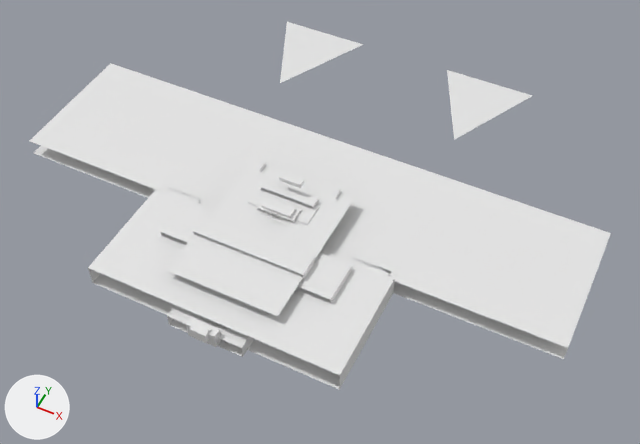
The OBJ model GameData/Meshes/Designs/terran/terran_gunship_phantom_57.obj, before and after one commit.
Before and after are seen from a camera (50 mm lens) standing at (4.67, -8.66, 10.55) and looking at (0.4, -0.13, -0.11). The lights are fixed; the arrows at lower left show +X, +Y and +Z. The picture after the commit comes second. Where no turn or scale is listed for an object, it has been applied to the vertices. Vertices at exactly the same position are counted once.

Script lines for the objects in view, before the commit:
```python
me_terran_gunship_phantom_57 = bpy.data.meshes.new('terran_gunship_phantom_57')
me_terran_gunship_phantom_57.from_pydata(...)  # 362 vertices, 370 faces; spans x -4.65..4.65, y -3.12..4.29, z 0.0..0.85
ob_terran_gunship_phantom_57 = bpy.data.objects.new('terran_gunship_phantom_57', me_terran_gunship_phantom_57)
ob_terran_gunship_phantom_57.location = (0.0, 0.0, 0.0)
```
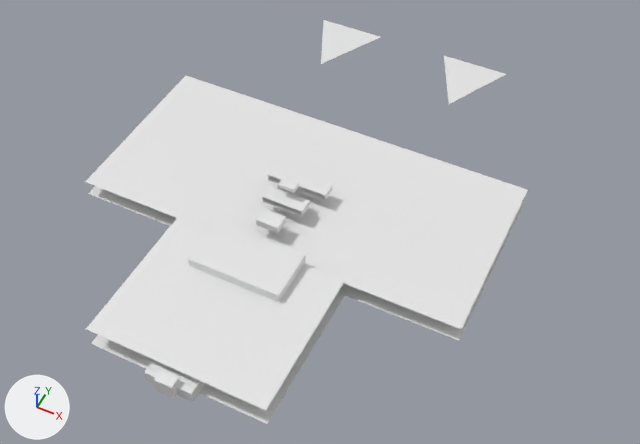
Pixel boxes (x1, y1, x2, y2) of what changed, in the pictures (640 x 444 px; the box of a moved part takes in the faces that stretch with it):
'terran_gunship_phantom_57', reshaped (24% narrower, 10% taller)
    before: (29, 22, 611, 390)
    after: (85, 20, 528, 424)
part 1 of me_terran_gunship_phantom_57, added
    after: (144, 360, 206, 402)
part 2 of me_terran_gunship_phantom_57, added
    after: (154, 369, 180, 398)
part 3 of me_terran_gunship_phantom_57, added
    after: (188, 221, 306, 302)
part 4 of me_terran_gunship_phantom_57, moved or reshaped
    before: (261, 180, 319, 209)
    after: (268, 165, 332, 201)
part 5 of me_terran_gunship_phantom_57, moved or reshaped
    before: (248, 184, 320, 224)
    after: (262, 186, 310, 217)
part 6 of me_terran_gunship_phantom_57, added
    after: (256, 209, 286, 233)
part 7 of me_terran_gunship_phantom_57, moved or reshaped (not visible afterwards)
    before: (257, 196, 301, 223)
part 8 of me_terran_gunship_phantom_57, moved or reshaped (not visible afterwards)
    before: (161, 201, 352, 303)
part 9 of me_terran_gunship_phantom_57, moved or reshaped (not visible afterwards)
    before: (194, 216, 314, 280)
part 10 of me_terran_gunship_phantom_57, added
    after: (278, 178, 299, 193)
part 11 of me_terran_gunship_phantom_57, rebuilt
    before: (33, 146, 595, 359)
    after: (88, 186, 525, 340)
part 12 of me_terran_gunship_phantom_57, rebuilt (24% narrower, 11% shorter)
    before: (29, 63, 611, 348)
    after: (85, 75, 528, 329)
part 13 of me_terran_gunship_phantom_57, deleted
    before: (166, 22, 532, 357)
part 14 of me_terran_gunship_phantom_57, reshaped
    before: (88, 160, 395, 390)
    after: (86, 205, 345, 424)
part 15 of me_terran_gunship_phantom_57, added
    after: (321, 20, 506, 104)

Edits to the bpy script that builds the scene:
```text
Change me_terran_gunship_phantom_57:
    used by ob_terran_gunship_phantom_57; location = (0.0, 0.0, 0.0)
    remove me_terran_gunship_phantom_57.from_pydata(...)  # 362 vertices, 370 faces; spans x -4.65..4.65, y -3.12..4.29, z 0.0..0.85
    add me_terran_gunship_phantom_57.from_pydata(...)  # 246 vertices, 250 faces; spans x -3.23..3.23, y -4.0..4.67, z 0.0..0.83
    me_terran_gunship_phantom_57 part 1: a new loose piece, a box spanning x -0.38..0.38, y -3.9..-3.16, z 0.0..0.22
    me_terran_gunship_phantom_57 part 2: a new loose piece, a box spanning x -0.14..0.14, y -4.0..-3.81, z 0.08..0.33
    me_terran_gunship_phantom_57 part 3: a new loose piece, a box spanning x -0.75..0.75, y -2.14..-1.3, z 0.24..0.51
    me_terran_gunship_phantom_57 part 4: the loose piece of 8 vertices spanning x -0.46..0.46, y -0.47..-0.28, z 0.49..0.61 is scaled about its middle by (1.11, 1.34, 0.979), then moved by (0.0, 0.35, -0.03)
    me_terran_gunship_phantom_57 part 5: the loose piece of 8 vertices spanning x -0.51..0.51, y -0.78..-0.35, z 0.38..0.54 is scaled about its middle by (0.673, 0.609, 0.714), then moved by (0.0, 0.07, 0.08)
    me_terran_gunship_phantom_57 part 6: a new loose piece, a box spanning x -0.18..0.18, y -1.1..-0.84, z 0.5..0.62
    me_terran_gunship_phantom_57 part 7: the loose piece of 8 vertices spanning x -0.31..0.31, y -0.85..-0.57, z 0.5..0.58 is scaled about its middle by (1.94, 0.822, 1.43), then moved by (0.0, 0.33, -0.46)
    me_terran_gunship_phantom_57 part 8: the loose piece of 8 vertices spanning x -1.43..1.43, y -1.84..-1.13, z 0.22..0.46 is scaled about its middle by (0.32, 0.329, 0.476), then moved by (0.0, 0.53, -0.26)
    me_terran_gunship_phantom_57 part 9: the loose piece of 8 vertices spanning x -0.92..0.92, y -1.7..-1.35, z 0.46..0.58 is scaled about its middle by (0.299, 1.19, 0.725), then moved by (0.0, 0.47, -0.46)
    me_terran_gunship_phantom_57 part 10: a new loose piece, a box spanning x -0.137..0.137, y -0.475..-0.317, z 0.764..0.829
    me_terran_gunship_phantom_57 part 11: the loose piece of 4 vertices spanning x -4.65..4.65, y -1.0..1.35, z 0.0 is rebuilt with 4 vertices and now spans x -3.23..3.23, y -1.36..1.67, z 0.0
    me_terran_gunship_phantom_57 part 12: the loose piece of 4 vertices spanning x -4.65..4.65, y -1.0..1.35, z 0.28 is rebuilt with 4 vertices and now spans x -3.23..3.23, y -1.36..1.67, z 0.27
    me_terran_gunship_phantom_57 part 13: 44 loose pieces with 251 vertices, spanning x -2.54..2.54, y -3.12..4.29, z 0.0..0.85, are deleted
    me_terran_gunship_phantom_57 part 14: 20 vertices removed from x -2.06..2.06, y -2.84..0.07, z 0.0..0.63; 45 vertices added at x -1.43..1.43, y -3.74..0.53, z 0.0..0.62
    me_terran_gunship_phantom_57 part 15: 6 vertices added at x -1.91..1.91, y 3.27..4.67, z 0.0..0.09
    other edits to the shape of me_terran_gunship_phantom_57 do not show in these pictures
```
